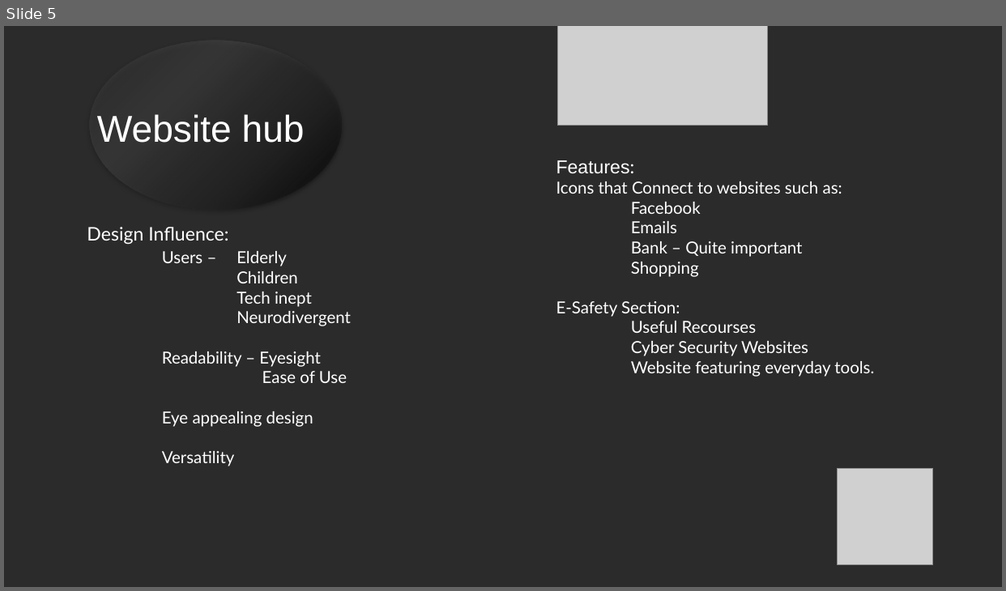
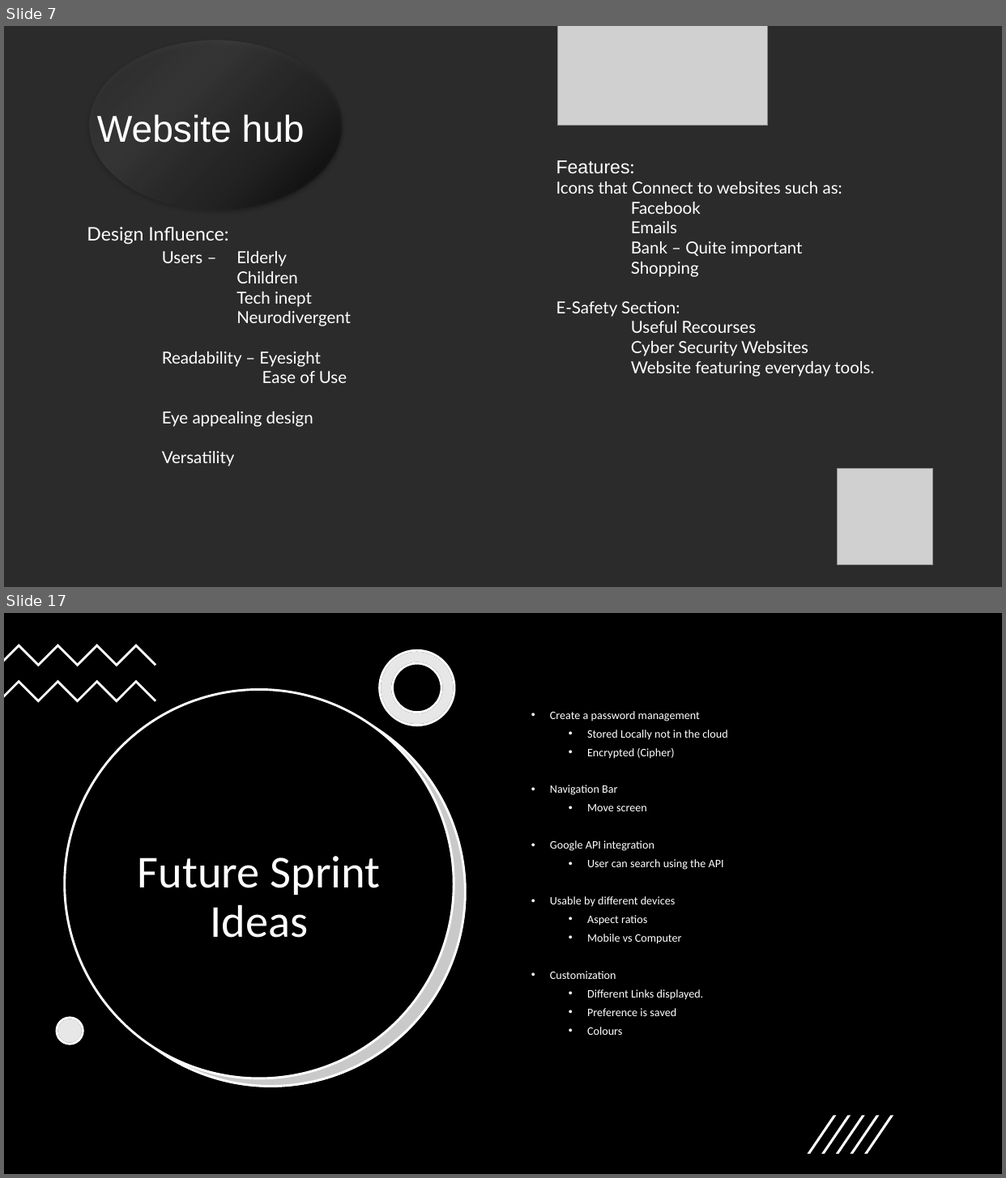
Before and after one commit to Niko-PL/Nikodem-Drabik-1004-Project, a slide deck: Project White Spectra.pptx. Shown one above the other, each under a label of ours: slide 5 before the commit, slides 7 and 17 after it; the slides between them are not shown. The pictures are 1006x591 and 1006x1178 pixels, drawn with LibreOffice and Linux fonts; fonts in the diff are those of the drawing; grey boxes stand for pictures; background and template pictures are left out; a plain dark background stands for a picture behind light text. Boxes give left, top, right and bottom in pixels: in the first picture for what was removed or moved away, otherwise in the second. Text is boxed around its words. In the diff, an @@ line names an element or a change of style, - is before the commit and + after.

```diff
--- a/Project White Spectra.pptx
+++ b/Project White Spectra.pptx
@@ slide 17 added at box(4, 613, 1002, 1174), background #FFFFFF @@
@@ rectangle added at box(4, 613, 1002, 1174), fill #000000 @@
@@ freeform shape added at box(4, 644, 157, 666), fill #FFFFFF @@
@@ freeform shape added at box(380, 650, 454, 726), fill #FFFFFF, outline #000000 2.25 pt @@
@@ freeform shape added at box(380, 650, 454, 726), fill #B2B2B2 at 30% opacity, outline #FFFFFF 2.25 pt @@
@@ freeform shape added at box(4, 679, 157, 702), fill #FFFFFF @@
@@ ellipse added at box(65, 689, 454, 1079), fill #000000, outline #FFFFFF 2.25 pt @@
@@ ellipse added at box(76, 697, 465, 1087), fill #4D4D4D at 30% opacity, outline #FFFFFF 2.25 pt @@
@@ ellipse added at box(77, 698, 466, 1088), fill #FFFFFF @@
@@ text added at box(550, 711, 728, 1035), 11 pt, text #FFFFFF @@
+• Create a password management
+  • Stored Locally not in the cloud
+  • Encrypted (Cipher)
+• Navigation Bar
+  • Move screen
+• Google API integration
+  • User can search using the API
+• Usable by different devices
+  • Aspect ratios
+  • Mobile vs Computer
+• Customization
+  • Different Links displayed.
+  • Preference is saved
+  • Colours
@@ text added at box(138, 856, 381, 938), 44 pt, text #FFFFFF @@
+Future Sprint Ideas
@@ ellipse added at box(57, 1018, 83, 1044), fill #FFFFFF, outline #000000 2.25 pt @@
@@ ellipse added at box(57, 1018, 83, 1044), fill #B2B2B2 at 30% opacity, outline #FFFFFF 2.25 pt @@
@@ group added at box(808, 1115, 894, 1153): 5 freeform shapes @@
@@ what was slide 5 is now slide 7 @@
```
Also in this commit, not shown: 5 slides changed, 5 other slides added, 3 other files.
